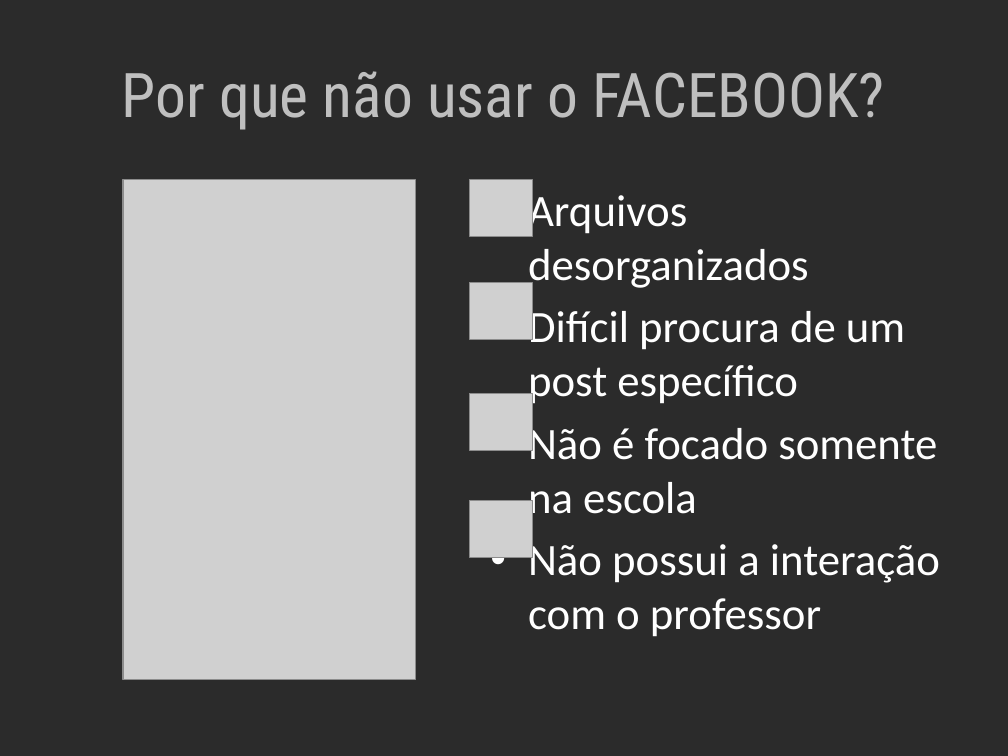
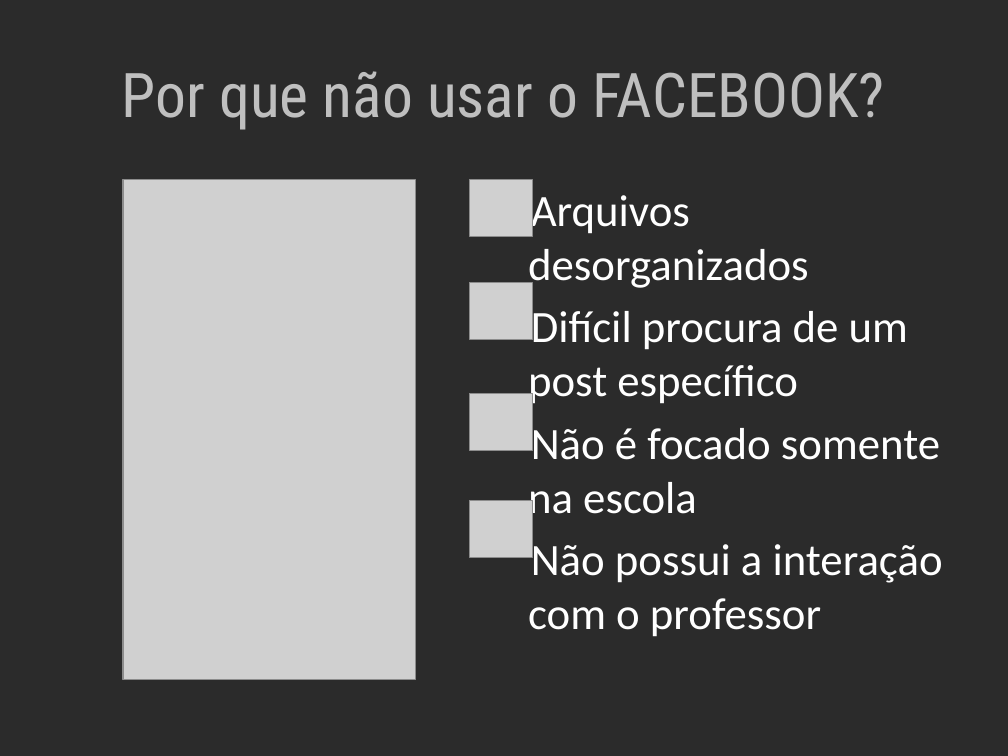
Before and after one commit to pavalucas/projeto-GIZ, a slide deck: slide 3 of PPS_ProjetoSaci_2.pptx. Drawn at 1008x756 pixels with LibreOffice and Linux fonts; fonts in the diff are those of the drawing; grey boxes stand for pictures; background and template pictures are left out; a plain dark background stands for a picture behind light text. Boxes give left, top, right and bottom in pixels: in the first picture for what was removed or moved away, otherwise in the second. Text is boxed around its words. In the diff, an @@ line names an element or a change of style, - is before the commit and + after.

```diff
--- a/PPS_ProjetoSaci_2.pptx
+++ b/PPS_ProjetoSaci_2.pptx
@@ text "Arquivos desorganizados" at box(528, 189, 943, 637): bullet • to none @@
```
Also in this commit, not shown: 2 other slides changed, 1 slide added, 1 slide removed, 1 other file.
